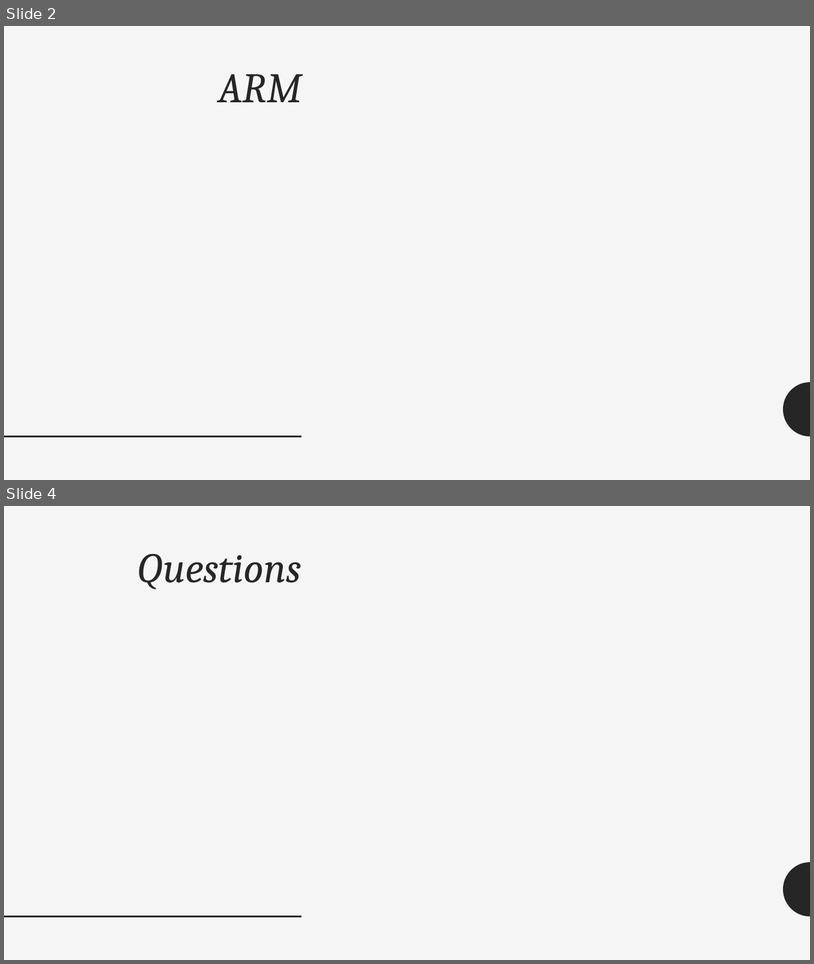
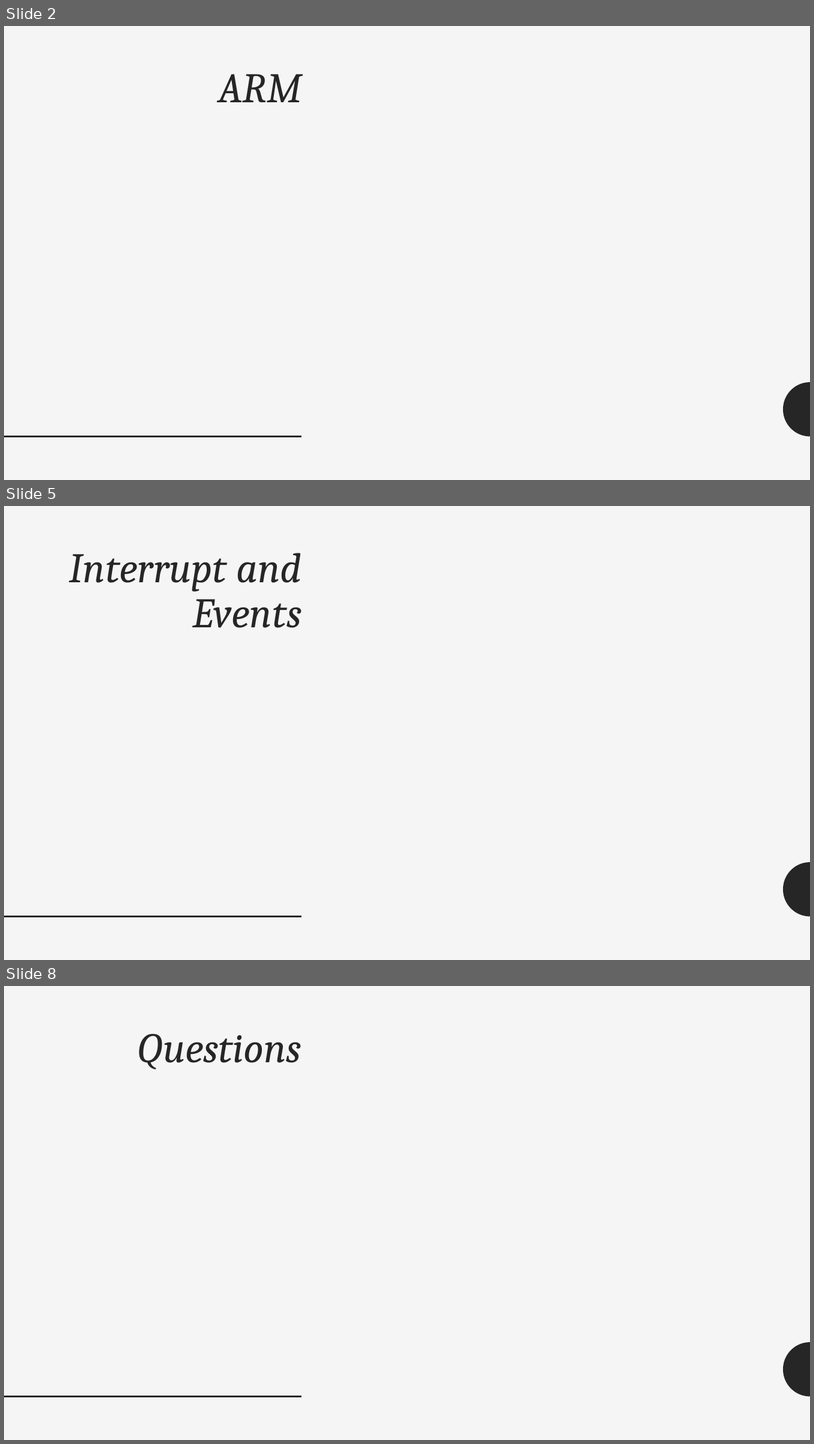
Before and after one commit to manuwira/intro_Team6, a slide deck: PräsentationIntro.pptx. Shown one above the other, each under a label of ours: slides 2 and 4 before the commit, slides 2, 5 and 8 after it; the slides between them are not shown. The pictures are 814x964 and 814x1444 pixels, drawn with LibreOffice and Linux fonts; fonts in the diff are those of the drawing. Boxes give left, top, right and bottom in pixels: in the first picture for what was removed or moved away, otherwise in the second. Text is boxed around its words. In the diff, an @@ line names an element or a change of style, - is before the commit and + after.

```diff
--- a/PräsentationIntro.pptx
+++ b/PräsentationIntro.pptx
@@ slide 5 added at (4,506,810,960), background #F5F5F5; not listed: 2 template elements that a slide beside it also shows @@
@@ title added at (69,553,302,628), 50 pt, text #262626, italic @@
+Interrupt and Events
@@ what was slide 4 is now slide 8 @@
```
Also in this commit, not shown: 1 slide changed, 3 other slides added.
